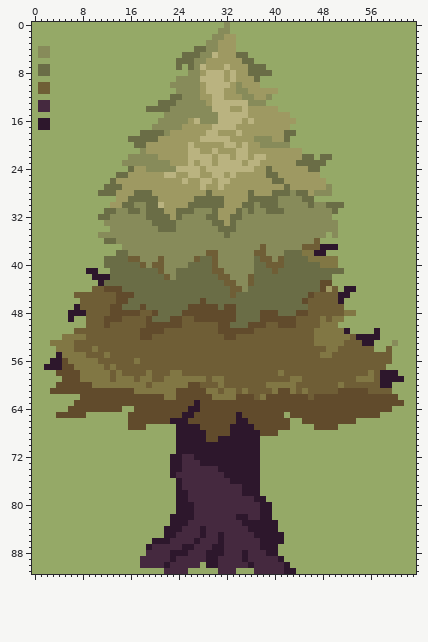
Two states of a pixel-art file, Assets/Sprites/Props/tree-forest-1.ase. The picture above was drawn from the file before the commit.
64x92 pixels, 1 frame.
Now the later version:
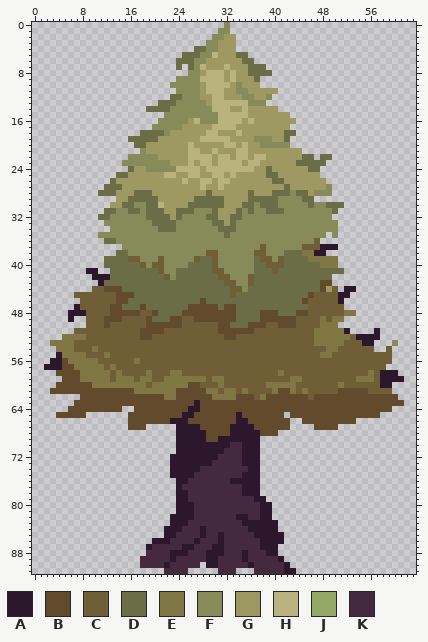
Palette (. is transparent): A #2d172c  B #614b2c  C #6f5e36  D #6a6d46  E #817744  F #878b5a  G #9e9962  H #bab380  J #95a967  K #45293f
The edit:
layer "Reference" now hidden
Changed rows in their new state; - is an unchanged pixel.
first column x 0:
 0 ................................-...............................
 1 ...............................--...............................
 2 ..............................----..............................
 3 .............................-----..............................
 4 ...........................-------..............................
 5 .........................-----------............................
 6 ........................-------------...........................
 7 ........................-.-------------.........................
 8 ..........................--------------........................
 9 ........................--------------..........................
10 .......................---------------..........................
11 ........................-----------------.......................
12 .......................-----------------........................
13 .....................------------------.........................
14 ...................----------------------.......................
15 ......................---------------------.....................
16 .....................-----------------------....................
17 ....................-----------------------.....................
18 ..................--------------------------....................
19 ................---------------------------.....................
20 .................--------------------------.....................
21 ..................---------------------------...................
22 ................-------------------------------.--..............
23 ...............----------------------------------...............
24 ................--------------------------------................
25 ..............----------------------------------................
26 .............------------------------------------...............
27 ............--------------------------------------..............
28 ...........---------------------------------------..............
29 ..............---------------------------------.................
30 .............---------------------------------------............
31 ............---------------------------------------.............
32 ...........---------------------------------------..............
33 ............---------------------------------------.............
34 .............--------------------------------------.............
35 ...........--------------------------------------.-.............
36 ............------------------------------------................
37 ...............------------------------------------.............
38 ..............-----------------------------------...............
39 ............---------------------------------------.............
40 ............---------------------------------------.............
41 .........--..---------------------------------------............
42 ..........----------------------------------------..............
43 ...........---------------------------------------..............
44 ..........-----------------------------------------.--..........
45 .......----------------------------------------------...........
46 ........--------------------------------------------............
47 .......---------------------------------------------............
48 ......------------------------------------------------..........
49 ......-..-------------------------------------------............
50 .........------------------------------------------.............
51 .......----------------------------------------------....-......
52 .....-----------------------------------------------------......
53 ...------------------------------------------------------...-...
54 ....-----------------------------------------------------..-....
55 ....--------------------------------------------------------....
56 ...---------------------------------------------------------....
57 ..---------------------------------------------------------.....
58 ....---------------------------------------------------------...
59 .....---------------------------------------------------------..
60 ....--------------------------------------------------------....
61 ...---------------------------------------------------------....
62 ........-----------------------------------------------------...
63 .......-------------------------------------------------------..
64 ......---------..-------------------------------------------....
65 ....-----.......--------------------------.---------------......
66 ................---------------------------..---------..........
67 ................---.....-------------------....----.............
68 ........................-----------------.......................
69 ........................--------------..........................
70 ........................---------KK---..........................
71 ........................--------KKK---..........................
72 .......................--AA----KKKK---..........................
73 .......................--AAA--KKKKK---..........................
74 .......................--AAA---KKKKK--..........................
75 .......................-AAA-----KKK---..........................
76 ........................-A------------..........................
77 ........................--------------..........................
78 ........................--------------..........................
79 ........................---------------.........................
80 ........................----------------........................
81 ........................----------------........................
82 .......................-----------------........................
83 .......................------------------.......................
84 ......................-------------------.......................
85 ......................--------------------......................
86 ....................----------------------......................
87 ...................----------------------.......................
88 ...................----------------------.......................
89 ..................------------------------......................
90 ..................----------.--------------.....................
91 ......................----.....---...-------....................
Boxes around the changes in both pictures, in picture pixels (x1, y1, x2, y2):
changed: (32, 22, 416, 574)
